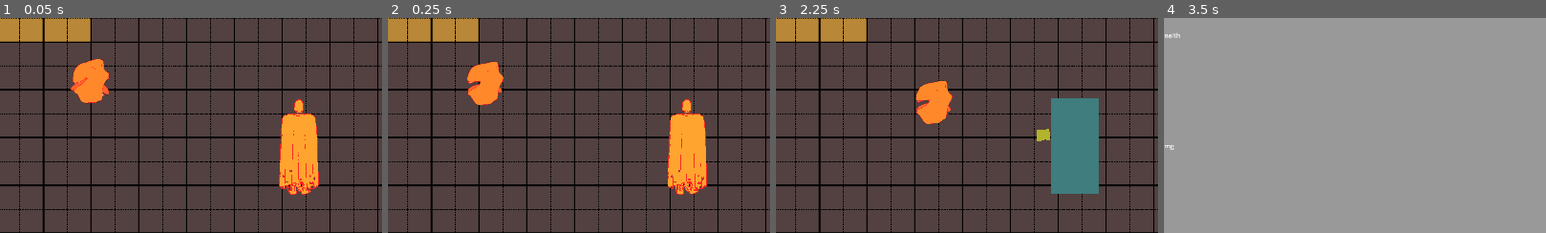
Above: before the commit, frames 1-4 (left to right).
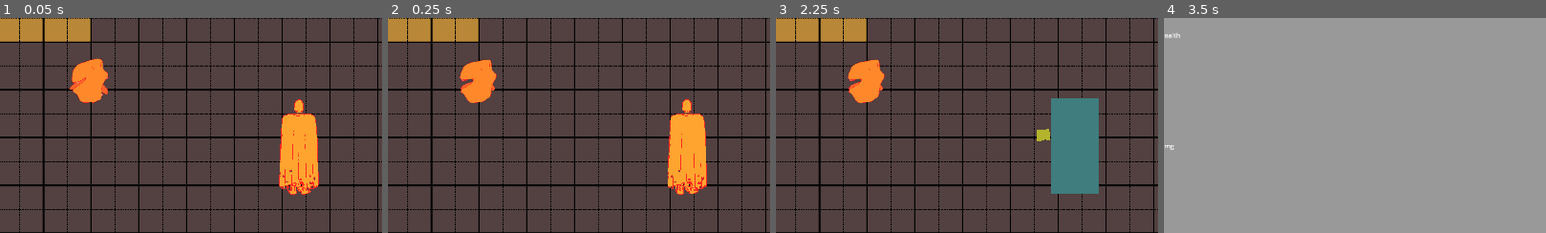
Above: after the commit, the same moments.

Repository: jible/capstone
Game: Godot game, scene res://scenes/testScenes/test_level.tscn
Same seed, same stepped clock (60 frames per second), same inputs: the game is played once before the commit and once after it. This scene is started directly instead of the project's main scene. The engine's default icon, where the game draws it, is replaced by a stand-in: a white triangle on a blue panel in a dark square.
Inputs (mouse positions are % of the whole screen's width and height, from its top left):
- Up to frame 1 (0.05 s): no input
- Up to frame 2 (0.25 s): no input
- Up to frame 3 (2.25 s): move the mouse to (45, 70) at 0.52 s; hold Tab (OpenUpgrades) 0.53-1.25 s; hold Space (attack) 0.53-1.25 s; click "+" at 1.25 s; click "Upgrade Menu" at 2 s
- Up to frame 4 (3.5 s): move the mouse to (80, 65) at 2.77 s; hold Tab (OpenUpgrades) from 2.78 s (still down)
The pictures show only the part of the screen within x 11-61%, y 20-70%; the shares and areas given below are measured in that part.

The runs differ from the first frame. In frame 1, 0.3% of the frame differs, in the area x 18-29%, y 18-40%; in frame 2, 1.0%; in frame 3, 2.9%, in the area x 18-47%, y 19-50%; in frame 4, nothing differs.
Error after the commit: Out of bounds get index '0' (on base: 'Array[RID]') (res://navigator.gd:15)

Commit message:
taking a break- nav mesh is slightly configured but entirely broken. neeed to debug with jackson

Diff:
--- /dev/null
+++ b/nav_mesh_maker.gd
@@ -0,0 +1,14 @@
+extends NavigationRegion2D
+class_name NavMeshMaker
+
+# Make a nav mesh region bound within corners(arg)
+# bake this area with the tile map in mind
+
+func make_mesh(corners):
+	var new_navigation_polygon = NavigationPolygon.new()
+	var bounding_outline = corners
+	new_navigation_polygon.add_outline(bounding_outline)
+	NavigationServer2D.bake_from_source_geometry_data(new_navigation_polygon, NavigationMeshSourceGeometryData2D.new());
+
+	navigation_polygon = new_navigation_polygon
+	bake_navigation_polygon()
--- /dev/null
+++ b/navigator.gd
@@ -0,0 +1,32 @@
+extends Node
+class_name Navigator
+
+var character:CharacterBody2D
+var map: RID
+var path: PackedVector2Array
+var target: Node2D
+var target_position: Vector2
+
+func _ready():
+	character = get_parent()
+
+
+func update_map():
+	map = NavigationServer2D.get_maps()[0]
+	return map
+
+func get_next_point():
+	if update_map() == null:
+		return null
+	calc_path()
+	return path [0]
+
+
+func update_target(target_char):
+	target = target_char
+	target_position = target.global_position
+	pass
+
+
+func calc_path():
+	path = NavigationServer2D.map_get_path(map, character.global_position, target_position, true)
--- a/scenes/level_generator.tscn
+++ b/scenes/level_generator.tscn
@@ -1,10 +1,11 @@
-[gd_scene load_steps=8 format=3 uid="uid://b0qchcd21rx5b"]
+[gd_scene load_steps=10 format=3 uid="uid://b0qchcd21rx5b"]
 
 [ext_resource type="Script" path="res://scripts/level_generator.gd" id="1_imcpr"]
 [ext_resource type="PackedScene" uid="uid://ddelqb5kn8xdx" path="res://scenes/prefabs/enter.tscn" id="2_ci0jl"]
 [ext_resource type="PackedScene" uid="uid://c60va2pop5yhv" path="res://scenes/prefabs/exit.tscn" id="3_8m6eb"]
 [ext_resource type="Texture2D" uid="uid://ca6grrk71ix8f" path="res://assets/tilesets/wall_tileset.png" id="3_r8qfe"]
 [ext_resource type="TileSet" uid="uid://cbcmjaiqxltk3" path="res://tilesets/temp_floor.tres" id="4_wlnp8"]
+[ext_resource type="Script" path="res://nav_mesh_maker.gd" id="6_eeug0"]
 
 [sub_resource type="TileSetAtlasSource" id="TileSetAtlasSource_sr1dw"]
 resource_name = "walls"
@@ -18,14 +19,24 @@
 tile_size = Vector2i(120, 120)
 sources/0 = SubResource("TileSetAtlasSource_sr1dw")
 
-[node name="Level Generator" type="Node2D"]
+[sub_resource type="NavigationPolygon" id="NavigationPolygon_4vgcj"]
+
+[node name="Level Generator" type="Node2D" node_paths=PackedStringArray("nav_mesh_maker")]
 script = ExtResource("1_imcpr")
 enter = ExtResource("2_ci0jl")
 exit = ExtResource("3_8m6eb")
+nav_mesh_maker = NodePath("NavMeshMaker")
 
 [node name="Environment" type="TileMapLayer" parent="."]
 tile_set = ExtResource("4_wlnp8")
 rendering_quadrant_size = 120
+navigation_enabled = false
 
 [node name="Walls" type="TileMapLayer" parent="."]
 tile_set = SubResource("TileSet_0kjvg")
+navigation_enabled = false
+
+[node name="NavMeshMaker" type="NavigationRegion2D" parent="."]
+top_level = true
+navigation_polygon = SubResource("NavigationPolygon_4vgcj")
+script = ExtResource("6_eeug0")
--- a/scenes/prefabs/npcs/enemies/basic_enemy.tscn
+++ b/scenes/prefabs/npcs/enemies/basic_enemy.tscn
@@ -17,6 +17,7 @@
 [ext_resource type="Texture2D" uid="uid://snxt44vfbqvc" path="res://assets/spritesheets/inifinimouth_idle.png" id="12_6khpr"]
 [ext_resource type="Texture2D" uid="uid://idkrtkxeva1r" path="res://assets/spritesheets/infinimouth_pursuit.png" id="13_mjspm"]
 [ext_resource type="PackedScene" uid="uid://daaxhy5pdp2sj" path="res://scenes/prefabs/character utils/health_manager.tscn" id="13_y7ykc"]
+[ext_resource type="Script" path="res://navigator.gd" id="18_cj80n"]
 
 [sub_resource type="CircleShape2D" id="CircleShape2D_mt6l6"]
 radius = 44.1814
@@ -544,7 +545,7 @@
 "speed": 5.0
 }]
 
-[node name="Basic Enemy" type="CharacterBody2D" node_paths=PackedStringArray("mobility_manager", "state_machine", "hitbox", "hurtbox", "sprite_manager", "health_manager")]
+[node name="Basic Enemy" type="CharacterBody2D" node_paths=PackedStringArray("mobility_manager", "state_machine", "hitbox", "hurtbox", "sprite_manager", "health_manager", "navigator")]
 scale = Vector2(0.5, 0.5)
 collision_layer = 2
 collision_mask = 67
@@ -556,6 +557,7 @@
 hurtbox = NodePath("Hurtbox")
 sprite_manager = NodePath("Animation Manager")
 health_manager = NodePath("Health Manager")
+navigator = NodePath("Navigator")
 drop = ExtResource("2_n2j2n")
 
 [node name="CollisionShape2D" type="CollisionShape2D" parent="."]
@@ -606,6 +608,9 @@
 [node name="Health Manager" parent="." instance=ExtResource("13_y7ykc")]
 starting_health = 2
 
+[node name="Navigator" type="Node" parent="."]
+script = ExtResource("18_cj80n")
+
 [connection signal="state_changed" from="State Machine" to="Animation Manager" method="_on_state_machine_state_changed"]
 [connection signal="state_changed" from="State Machine" to="Direction Manager" method="_on_state_machine_state_changed"]
 [connection signal="died" from="State Machine/Death" to="." method="_on_death_died"]
--- a/scripts/characters/mobility_manager.gd
+++ b/scripts/characters/mobility_manager.gd
@@ -6,7 +6,7 @@
 
 @export var max_speed = 1000
 @export var acceleration = 100
-var default_drag = .9
+@export var drag = .9
 var input_direction = Vector2.ZERO
 var max_speed_mult: float = 0
 var max_accel_mult: float = 0
@@ -17,19 +17,21 @@
 func set_velocity(arg):
 	character.velocity = arg
 
+
+# TODO
+# Refactor to make these calculations when the state changes, not every frame.
 func update_velocity():
 	var current_state = state_machine.current_state_node
 
 	var true_max_speed = max_speed * (current_state.movement_details.get("max_speed_mult", 1) + max_speed_mult)
 	var true_acceleration = acceleration * (current_state.movement_details.get("acceleration_mult", 1) + max_accel_mult)
-
-	var drag = current_state.movement_details.get("drag", default_drag)
+	var true_drag = drag * current_state.movement_details.get("drag_mult", 1)
 
 	var movement_details = current_state.movement_details
 	if movement_details.get("moveable", true):
 		set_velocity(character.velocity + (input_direction * (acceleration + max_accel_mult)))
 	if movement_details.get("use_drag", true):
-		character.velocity *= drag
+		character.velocity *= true_drag
 	if movement_details.get("limit_velocity", true):
 		character.velocity = character.velocity.limit_length(true_max_speed)
 	if character.velocity.length() < 5:
--- a/scripts/characters/npc/enemy/basic_enemy/basic_enemy.gd
+++ b/scripts/characters/npc/enemy/basic_enemy/basic_enemy.gd
@@ -1,5 +1,5 @@
 extends CharacterBody2D
-
+class_name BasicEnemy
 # All children references
 @export var mobility_manager: MobilityManager
 @export var state_machine: StateMachine
@@ -7,7 +7,7 @@
 @export var hurtbox: HurtBox
 @export var sprite_manager: AnimationManager
 @export var health_manager: Health
-
+@export var navigator: Navigator
 var type = "basic_enemy"
 
 @export var drop : PackedScene
@@ -21,6 +21,7 @@
 		var instance = drop.instantiate()
 		instance.position = position
 		get_tree().current_scene.add_child(instance)
+
 
 func die():
 	death_drop()
--- a/scripts/characters/npc/enemy/basic_enemy/states/pursuit.gd
+++ b/scripts/characters/npc/enemy/basic_enemy/states/pursuit.gd
@@ -8,23 +8,30 @@
 @export var animation_name = "pursuit"
 var callbacks = {}
 @export var mobility_manager: Node2D
-var player: CharacterBody2D
+var player: Player
 var direction_dependent = true
+var path
 
 func _ready():
 	player = Globals.get_player()
 
 
 func update_state(delta):
+
 	player = Globals.player
 	if (player):
-		var target_vector = player.global_position - me.global_position
+		me.navigator.update_target(player)
+
+		var target_vector =  me.navigator.get_next_point() - me.global_position
+		print(target_vector)
+		if target_vector == null:
+			return
 		if (target_vector.length() < 10):
 			target_vector = Vector2.ZERO
 		else:
 			target_vector = target_vector.normalized()
 		mobility_manager.input_direction = target_vector
-	pass
+
 
 
 func enter_state():
--- a/scripts/level_generator.gd
+++ b/scripts/level_generator.gd
@@ -6,6 +6,7 @@
 @export var randomize_seed = false
 @export var enter: PackedScene
 @export var exit: PackedScene
+@export var nav_mesh_maker: NavMeshMaker
 var tile_size: Vector2
 var spawn_point = Vector2.ZERO
 var end_point = Vector2.ZERO
@@ -16,6 +17,16 @@
 	"limbo": Callable(self, "make_limbo"),
 	"lust": Callable(self, "make_lust"),
 }
+
+
+func get_corners():
+	return PackedVector2Array([
+		Vector2(-1000,-1000),
+		Vector2((tile_size.x * size.x)+ 1000, -1000),
+		Vector2((tile_size.x * size.x)+ 1000, (tile_size.y * size.y) + 1000),
+		Vector2(-1000,(tile_size.y * size.y) + 1000),
+
+	])
 
 func prep():
 	if randomize_seed:
@@ -62,7 +73,7 @@
 	# [ ] call function to find tile for player spawn and exit.
 
 func render():
-	render_layer("environment")
+	render_tiles("environment")
 
 	# Add the enter and exit
 	var enter_instance = enter.instantiate()
@@ -73,11 +84,12 @@
 	get_tree().current_scene.call_deferred("add_child",exit_instance)
 	exit_instance.position = end_point
 
-	# [ ] render walls (aesthetic only, walls are on seperate non-interactable layer).
+	nav_mesh_maker.make_mesh(get_corners())
 
-func render_layer(layer):
+
+func render_tiles(layer):
 	'''
-	Render the provided layer.
+	Render the tile map by placing tiles on the appropriate layers.
 	'''
 
 	for y in range (size.y):
Not shown: 1 places in scenes/prefabs/npcs/enemies/basic_enemy.tscn that only renumber resources
Not shown: 1 places in scenes/prefabs/player/player.tscn that only renumber resources
